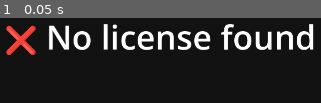
Above: before the commit, frame 1.
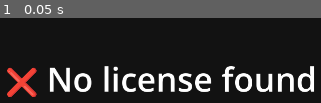
Above: after the commit, the same moment.

Repository: mrl-barua/ForensiScan
Game: Godot game, scene res://src/scenes/LicenseCard.tscn
Same seed, same stepped clock (60 frames per second), same inputs: the game is played once before the commit and once after it. This scene is started directly instead of the project's main scene.
Inputs:
- Up to frame 1 (0.05 s): no input

The runs differ from the first frame. In frame 1, 23% of the frame differs, in the area x 1-98%, y 7-93%.

Commit message:
feat: enhance ZoomableImage functionality with improved scrolling and zooming features

Diff:
--- a/src/scenes/Components/ZoomableImage.tscn
+++ b/src/scenes/Components/ZoomableImage.tscn
@@ -17,6 +17,7 @@
 offset_right = 1920.0
 offset_bottom = 1080.0
 color = Color(0.109804, 0.113725, 0.027451, 0.298039)
+metadata/_edit_lock_ = true
 
 [node name="ScrollContainer" type="ScrollContainer" parent="."]
 layout_mode = 0
@@ -24,6 +25,7 @@
 offset_top = 317.0
 offset_right = 1355.0
 offset_bottom = 830.0
+metadata/_edit_lock_ = true
 
 [node name="TextureRect" type="TextureRect" parent="ScrollContainer"]
 layout_mode = 2
--- a/src/scenes/LicenseCard.tscn
+++ b/src/scenes/LicenseCard.tscn
@@ -14,25 +14,25 @@
 [node name="CanvasLayer" type="CanvasLayer" parent="."]
 
 [node name="Name" type="Label" parent="CanvasLayer"]
-offset_left = 332.0
-offset_top = 220.0
-offset_right = 563.0
-offset_bottom = 330.0
+offset_left = 334.0
+offset_top = 321.0
+offset_right = 565.0
+offset_bottom = 431.0
 theme_override_font_sizes/font_size = 80
 text = "Name"
 
 [node name="Semester" type="Label" parent="CanvasLayer"]
-offset_left = 334.0
-offset_top = 337.0
-offset_right = 565.0
-offset_bottom = 447.0
+offset_left = 331.0
+offset_top = 440.0
+offset_right = 694.0
+offset_bottom = 550.0
 theme_override_font_sizes/font_size = 80
 text = "Semester"
 
 [node name="RegisteredDevice" type="Label" parent="CanvasLayer"]
-offset_left = 336.0
-offset_top = 458.0
-offset_right = 567.0
-offset_bottom = 568.0
+offset_left = 328.0
+offset_top = 564.0
+offset_right = 584.0
+offset_bottom = 674.0
 theme_override_font_sizes/font_size = 80
 text = "Device"
--- a/src/scripts/Services/ZoomableImage.gd
+++ b/src/scripts/Services/ZoomableImage.gd
@@ -5,82 +5,48 @@
 @export var max_zoom: float = 3.0
 @export var image_texture: Texture
 
+@onready var scroll_container: ScrollContainer = $ScrollContainer
 @onready var image_rect: TextureRect = $ScrollContainer/TextureRect
 
 var zoom: float = 1.0
 var dragging: bool = false
 var last_mouse_pos: Vector2
-
-# Track touch points for pinch zoom
 var touches := {}
 
 func _ready():
 	image_rect.texture = image_texture
-	image_rect.anchor_left = 0.5
-	image_rect.anchor_top = 0.5
-	image_rect.anchor_right = 0.5
-	image_rect.anchor_bottom = 0.5
+	image_rect.custom_minimum_size = image_texture.get_size()
+	image_rect.size = image_texture.get_size()
+	image_rect.pivot_offset = image_texture.get_size() / 2
 	image_rect.position = Vector2.ZERO
+	image_rect.expand_mode = TextureRect.EXPAND_IGNORE_SIZE
+
+	# Enable horizontal and vertical scrolling
+	scroll_container.horizontal_scroll_mode = ScrollContainer.SCROLL_MODE_SHOW_ALWAYS
+	scroll_container.vertical_scroll_mode = ScrollContainer.SCROLL_MODE_SHOW_ALWAYS
 
 func _unhandled_input(event):
-	# Mouse zoom
 	if event is InputEventMouseButton:
-		if event.pressed:
-			if event.button_index == MOUSE_BUTTON_WHEEL_UP:
-				_apply_zoom(zoom_speed, event.position)
-			elif event.button_index == MOUSE_BUTTON_WHEEL_DOWN:
-				_apply_zoom(-zoom_speed, event.position)
-			elif event.button_index == MOUSE_BUTTON_LEFT:
-				dragging = true
-				last_mouse_pos = event.position
-		else:
-			if event.button_index == MOUSE_BUTTON_LEFT:
-				dragging = false
-
-	# Dragging
-	if event is InputEventMouseMotion and dragging:
-		var delta = event.position - last_mouse_pos
-		image_rect.position += delta
-		last_mouse_pos = event.position
-
-	# Touch input
-	if event is InputEventScreenTouch:
-		if event.pressed:
-			touches[event.index] = event.position
-		else:
-			touches.erase(event.index)
-
-	if event is InputEventScreenDrag:
-		if len(touches) == 1:
-			# Single finger drag
-			image_rect.position += event.relative
-			touches[event.index] = event.position
-		elif len(touches) == 2:
-			# Pinch zoom
-			var keys = touches.keys()
-			var p1_old = touches[keys[0]]
-			var p2_old = touches[keys[1]]
-			var p1_new = p1_old
-			var p2_new = p2_old
-			if keys[0] == event.index:
-				p1_new = event.position
-			elif keys[1] == event.index:
-				p2_new = event.position
-
-			var old_dist = p1_old.distance_to(p2_old)
-			var new_dist = p1_new.distance_to(p2_new)
-			if old_dist != 0:
-				var factor = new_dist / old_dist
-				_apply_zoom(factor - 1, (p1_new + p2_new) * 0.5)
-
-			touches[keys[0]] = p1_new
-			touches[keys[1]] = p2_new
+		if event.button_index == MOUSE_BUTTON_WHEEL_UP:
+			_apply_zoom(zoom_speed, event.position)
+		elif event.button_index == MOUSE_BUTTON_WHEEL_DOWN:
+			_apply_zoom(-zoom_speed, event.position)
+	elif event is InputEventMagnifyGesture:
+		_apply_zoom(zoom_speed * (event.factor - 1.0))
 
 func _apply_zoom(delta_zoom: float, zoom_center: Variant = null) -> void:
 	var old_zoom = zoom
 	zoom = clamp(zoom + delta_zoom, min_zoom, max_zoom)
-	image_rect.scale = Vector2.ONE * zoom
+
+	# Update the minimum size of the TextureRect based on zoom
+	var new_size = image_texture.get_size() * zoom
+	image_rect.custom_minimum_size = new_size
+	image_rect.size = new_size
 
 	if zoom_center != null:
-		# Convert global zoom_center to parent local coordinates
-		var parent = image_rect.get_parent() as Control
+		var viewport_center = scroll_container.size / 2
+		var scroll_offset = (zoom_center - viewport_center) * (zoom / old_zoom)
+		scroll_container.scroll_horizontal = scroll_offset.x
+		scroll_container.scroll_vertical = scroll_offset.y
+
+	image_rect.scale = Vector2.ONE
